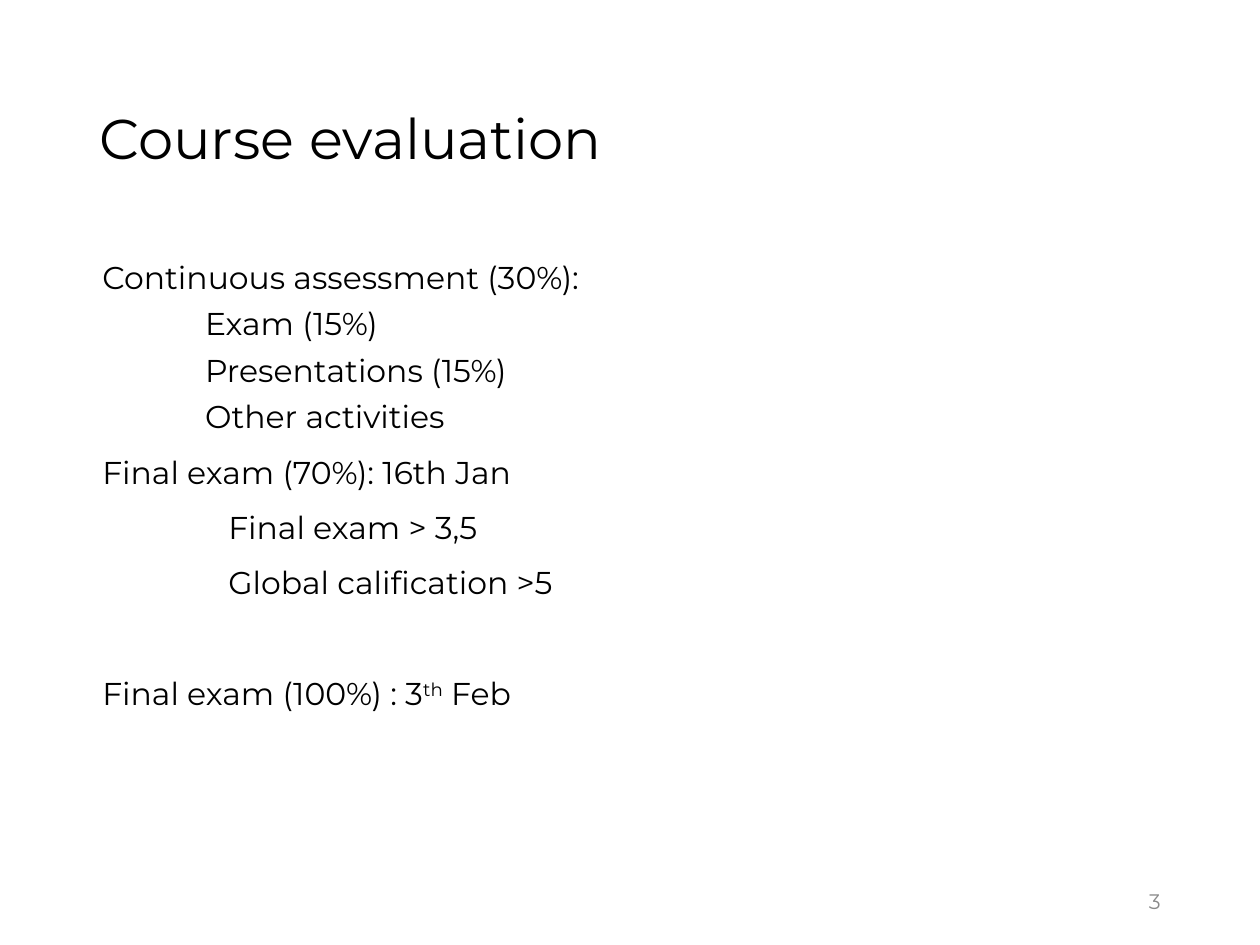
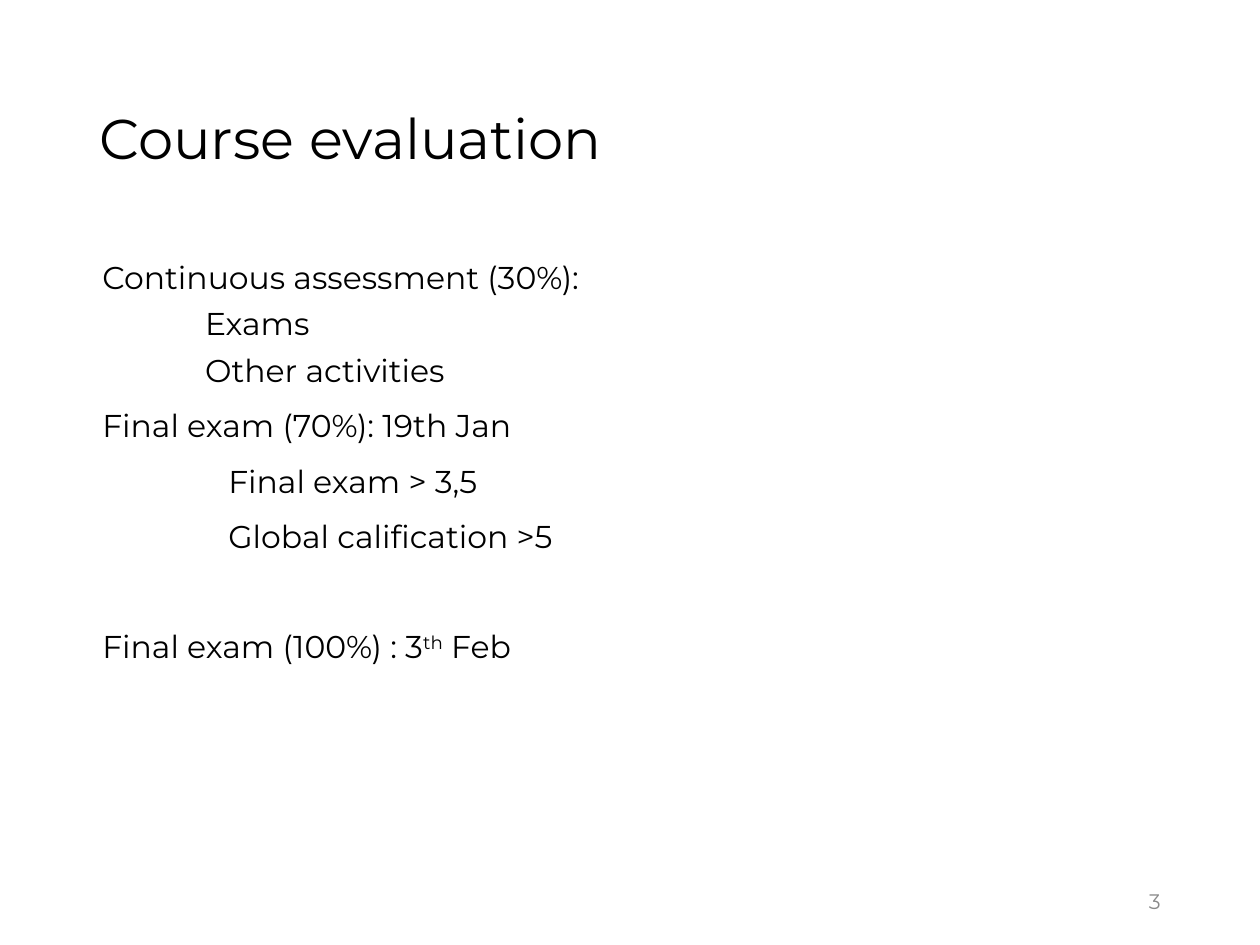
Before and after one commit to jorgegallud-boop/FSA, a slide deck: slide 3 of source-pptx/01 Slides.pptx. Drawn at 1260x945 pixels with LibreOffice and Linux fonts; fonts in the diff are those of the drawing. Boxes give left, top, right and bottom in pixels: in the first picture for what was removed or moved away, otherwise in the second. Text is boxed around its words. In the diff, an @@ line names an element or a change of style, - is before the commit and + after.

```diff
--- a/source-pptx/01 Slides.pptx
+++ b/source-pptx/01 Slides.pptx
@@ text at box(205, 313, 309, 335): text changed @@
-  Exam (15%)
-  Presentations (15%)
+  Exams
@@ text at box(102, 413, 512, 443): text changed @@
-  Final exam (70%): 16th Jan
+  Final exam (70%): 19th Jan
```
Also in this commit, not shown: 6 other files.
